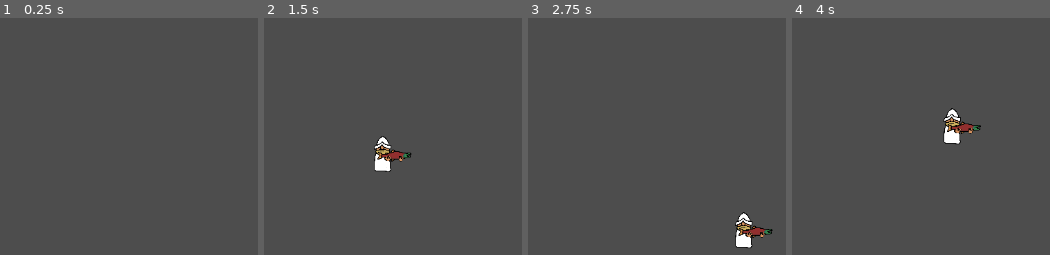
Above: before the commit, frames 1-4 (left to right).
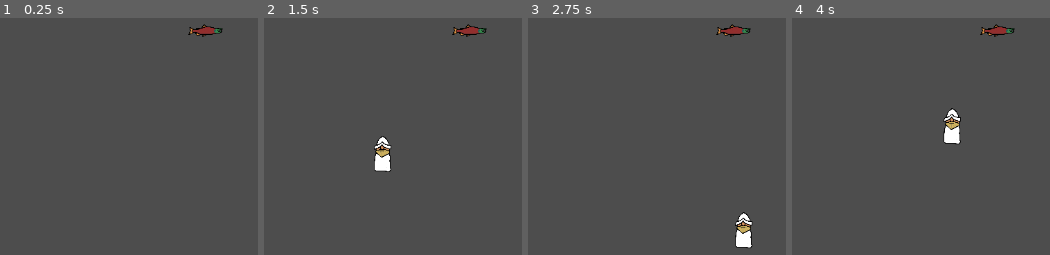
Above: after the commit, the same moments.

Repository: ZevDev54/FishermansWhar
Game: Godot game, scene res://Scenes/main.tscn
Two runs of this game, one before a commit and one after it. Both use one fixed random seed, a clock stepped at 60 frames per second and the inputs below.
Inputs:
- Up to frame 1 (0.25 s): no input
- Up to frame 2 (1.5 s): tap Enter at 0.5 s; hold D (move_right) 0.53-1.28 s; tap E (pickup, bound only after the commit) at 0.6 s; tap Space (join) at 1.25, 1.35 s; hold S (move_down) from 1.28 s (still down)
- Up to frame 3 (2.75 s): tap E (pickup, bound only after the commit) at 1.55, 2.1 s; release S (move_down) at 2.03 s; hold D (move_right) from 2.03 s (still down)
- Up to frame 4 (4 s): release D (move_right) at 2.78 s; hold W (move_up) 2.78-3.53 s; tap E (pickup, bound only after the commit) at 2.85, 3.8 s; hold A (move_left) from 3.53 s (still down); tap Space (join) at 3.6 s

The runs differ from the first frame. In frame 1, 0.4% of the frame differs, in the area x 72-87%, y 2-9%; in frame 2, 0.8%, in the area x 43-87%, y 2-61%; in frame 3, 0.8%; in frame 4, 0.8%.

Commit message:
Added weapon picking up and dropping, weapon holding

Diff:
--- a/Scenes/Fisherman.tscn
+++ b/Scenes/Fisherman.tscn
@@ -3,16 +3,18 @@
 [ext_resource type="Script" path="res://Scripts/FishermanMovement.gd" id="1_4l2co"]
 [ext_resource type="Texture2D" uid="uid://c66t65okabata" path="res://Sprites/Fisherman/Fisherman (Team Color).png" id="1_yt7gj"]
 [ext_resource type="Texture2D" uid="uid://de72se02xuxy" path="res://Sprites/Fisherman/Fisherman.png" id="2_fx58q"]
-[ext_resource type="Texture2D" uid="uid://cm43uwsvl7m44" path="res://Sprites/FishHands/Salmon.png" id="4_g424d"]
 [ext_resource type="Script" path="res://Scenes/PlayerWeapon.gd" id="4_t7f0h"]
 
 [sub_resource type="CircleShape2D" id="CircleShape2D_q71ts"]
 radius = 12.0
 
+[sub_resource type="CircleShape2D" id="CircleShape2D_jotal"]
+radius = 41.1096
+
 [node name="Fisherman" type="CharacterBody2D"]
 script = ExtResource("1_4l2co")
 
-[node name="CollisionShape2D" type="CollisionShape2D" parent="."]
+[node name="MainCollider" type="CollisionShape2D" parent="."]
 shape = SubResource("CircleShape2D_q71ts")
 
 [node name="Graphics" type="Node2D" parent="."]
@@ -29,16 +31,15 @@
 position = Vector2(18, 28)
 texture = ExtResource("2_fx58q")
 
-[node name="Weapon" type="Node2D" parent="."]
+[node name="Weapon" type="Node2D" parent="." node_paths=PackedStringArray("pickup_area")]
 script = ExtResource("4_t7f0h")
+pickup_area = NodePath("../PickupArea")
 
-[node name="ActualWeapon" type="Node2D" parent="Weapon"]
+[node name="PickupArea" type="Area2D" parent="."]
+collision_layer = 2
+collision_mask = 2
+input_pickable = false
 
-[node name="GFX" type="Node2D" parent="Weapon/ActualWeapon"]
-position = Vector2(17, 0)
-
-[node name="GFXScale" type="Node2D" parent="Weapon/ActualWeapon/GFX"]
-scale = Vector2(0.1, 0.1)
-
-[node name="Sprite2D" type="Sprite2D" parent="Weapon/ActualWeapon/GFX/GFXScale"]
-texture = ExtResource("4_g424d")
+[node name="PickupCollision" type="CollisionShape2D" parent="PickupArea"]
+shape = SubResource("CircleShape2D_jotal")
+debug_color = Color(0.956855, 7.70092e-07, 0.532949, 0.121569)
--- a/Scenes/PlayerWeapon.gd
+++ b/Scenes/PlayerWeapon.gd
@@ -1,36 +1,69 @@
 extends Node2D
 
-@onready var weapon = $ActualWeapon
-@onready var weapon_gfx : Node2D = $ActualWeapon/GFX
-@export var rotateSpeed = 5;
+@export var pickup_area : Area2D;
 
-var degrees : float = 0;
+var weapon: FishWeapon;
+
+var degrees: float = 0;
 
 var input;
 
 
-func _ready():
-	pass # Replace with function body.
 
 
-# Called every frame. 'delta' is the elapsed time since the previous frame.
 func _process(delta):
+	if(weapon):
+		weapon_update_loop();
+
+	weapon_pickup_loop();
+
+
+
+func weapon_update_loop():
 	var aim_x = input.get_axis("aim_left", "aim_right")
 	var aim_y = input.get_axis("aim_up", "aim_down")
 
 	var aim_vec = Vector2(aim_x, aim_y);
 
-	if(aim_vec):
+	if (aim_vec):
+		#Rotate weapon
 		var aim_rotation = atan2(aim_vec.y, aim_vec.x)
 		weapon.global_rotation = aim_rotation;
 
+		#degrees = lerp(degrees, atan2(aim_vec.x, aim_vec.y), rotateSpeed * delta)
+		#weapon.global_rotation = degrees - 90;
+
+		# set weapon flipped or not
 		var aim_rotation_degrees = rad_to_deg(aim_rotation) + 180
-		print(aim_rotation_degrees)
-		if(aim_rotation_degrees > 90 && aim_rotation_degrees < 270):
-			weapon_gfx.scale.y = 1;
+		# print(aim_rotation_degrees)
+		if (aim_rotation_degrees > 90&&aim_rotation_degrees < 270):
+			weapon.gfx.toggle_flipped(false)
 		else:
-			weapon_gfx.scale.y = -1;
+			weapon.gfx.toggle_flipped(true)
+
+#pickup weapon
+func set_weapon(set):
+	weapon = set;
+	weapon.holding_parent = self;
+	weapon.gfx.toggle_hands(true);
+
+#drop weapon
+func drop_weapon():
+	print("drop weapon called")
+	weapon.drop();
+	weapon = null;
+
+func weapon_pickup_loop():
+	if(input.is_action_just_pressed("drop") && weapon):
+		print("Drop weapon")
+		drop_weapon();
 
 
-		# degrees = lerp(degrees, atan2(aim_vec.x, aim_vec.y), rotateSpeed * delta)
-		# weapon.global_rotation = degrees - 90;
+	if(input.is_action_just_pressed("pickup")):
+		# print("pickup pressed!")
+		var bodies = pickup_area.get_overlapping_bodies();
+
+		for body in bodies:
+			if(body is FishWeapon):
+				set_weapon(body as FishWeapon)
+				print("Pickup weapon")
--- /dev/null
+++ b/Scenes/guns/WeaponGfx.gd
@@ -0,0 +1,24 @@
+class_name WeaponGfx;
+extends Node2D
+
+@export var gfx_root : Node2D;
+@export var hands_sprite : Sprite2D;
+@export var nohands_sprite : Sprite2D;
+
+
+
+# Called when the node enters the scene tree for the first time.
+func _ready():
+	pass # Replace with function body.
+
+
+# Called every frame. 'delta' is the elapsed time since the previous frame.
+func _process(delta):
+	pass
+
+func toggle_hands(toggle):
+	hands_sprite.visible = toggle;
+	nohands_sprite.visible = !toggle;
+
+func toggle_flipped(toggle):
+	gfx_root.scale.y =  (-1 if toggle else 1);
--- a/Scenes/guns/salmon.gd
+++ b/Scenes/guns/salmon.gd
@@ -1,15 +1,17 @@
-extends RigidBody2D
+extends FishWeapon
+
 
 
 # Called when the node enters the scene tree for the first time.
 func _ready():
-	pass # Replace with function body.
+	print("is fishweapon? ",str(self is FishWeapon))
 
 
 # Called every frame. 'delta' is the elapsed time since the previous frame.
 func _process(delta):
-	pass
+	super._process(delta)
 
 
 func shoot():
+	super.shoot();
 	pass
--- a/Scenes/guns/salmon.tscn
+++ b/Scenes/guns/salmon.tscn
@@ -1,21 +1,35 @@
-[gd_scene load_steps=5 format=3 uid="uid://cfr0y8npg88sk"]
+[gd_scene load_steps=6 format=3 uid="uid://cfr0y8npg88sk"]
 
 [ext_resource type="Texture2D" uid="uid://dbrsrgc6afomt" path="res://Sprites/FishHandless/SalmonNoHands.png" id="1_1qqx5"]
 [ext_resource type="Script" path="res://Scenes/guns/salmon.gd" id="1_4mur2"]
+[ext_resource type="Script" path="res://Scenes/guns/WeaponGfx.gd" id="2_11a4n"]
 [ext_resource type="Texture2D" uid="uid://cm43uwsvl7m44" path="res://Sprites/FishHands/Salmon.png" id="2_p4vvo"]
 
 [sub_resource type="CapsuleShape2D" id="CapsuleShape2D_dqc8f"]
 radius = 7.0
 height = 28.0
 
-[node name="Salmon" type="RigidBody2D"]
+[node name="Salmon" type="RigidBody2D" node_paths=PackedStringArray("rigidbody", "gfx", "shoot_point")]
+z_index = 3
+collision_layer = 2
+gravity_scale = 0.0
+freeze = true
 script = ExtResource("1_4mur2")
+rigidbody = NodePath(".")
+gfx = NodePath("GFX")
+shoot_point = NodePath("ShootPosition")
 
 [node name="CollisionShape2D" type="CollisionShape2D" parent="."]
+position = Vector2(17, -1)
 rotation = -1.5708
 shape = SubResource("CapsuleShape2D_dqc8f")
 
-[node name="GFX" type="Node2D" parent="."]
+[node name="GFX" type="Node2D" parent="." node_paths=PackedStringArray("gfx_root", "hands_sprite", "nohands_sprite")]
+position = Vector2(17, -1)
+script = ExtResource("2_11a4n")
+gfx_root = NodePath(".")
+hands_sprite = NodePath("GFXScale/Salmon")
+nohands_sprite = NodePath("GFXScale/SalmonNoHands")
 
 [node name="GFXScale" type="Node2D" parent="GFX"]
 scale = Vector2(0.1, 0.1)
@@ -26,3 +40,5 @@
 [node name="Salmon" type="Sprite2D" parent="GFX/GFXScale"]
 visible = false
 texture = ExtResource("2_p4vvo")
+
+[node name="ShootPosition" type="Node2D" parent="."]
--- a/Scenes/main.tscn
+++ b/Scenes/main.tscn
@@ -1,8 +1,9 @@
-[gd_scene load_steps=4 format=3 uid="uid://dy1v8qv6rfib2"]
+[gd_scene load_steps=5 format=3 uid="uid://dy1v8qv6rfib2"]
 
 [ext_resource type="PackedScene" uid="uid://bmd2tsnu13ek7" path="res://Scenes/Fisherman.tscn" id="1_15o7r"]
 [ext_resource type="Script" path="res://Scenes/player_joining.gd" id="2_f0085"]
 [ext_resource type="Script" path="res://demo/player_manager.gd" id="3_wwm17"]
+[ext_resource type="PackedScene" uid="uid://cfr0y8npg88sk" path="res://Scenes/guns/salmon.tscn" id="4_uldyd"]
 
 [node name="World" type="Node2D"]
 
@@ -12,3 +13,6 @@
 
 [node name="PlayerManager" type="Node" parent="PlayerJoining"]
 script = ExtResource("3_wwm17")
+
+[node name="Salmon" parent="." instance=ExtResource("4_uldyd")]
+position = Vector2(490, 243)
--- /dev/null
+++ b/Scripts/FishWeapon.gd
@@ -0,0 +1,27 @@
+extends Node2D
+class_name FishWeapon
+
+@export var rigidbody : RigidBody2D;
+@export var gfx : WeaponGfx;
+@export var shoot_point : Node2D;
+
+var holding_parent;
+
+
+func set_held_by(hands):
+    holding_parent = hands;
+
+func drop():
+    holding_parent = null;
+    gfx.toggle_hands(false);
+    print("weapon drop heard")
+
+func _process(delta):
+    rigidbody.freeze = (holding_parent != null)
+
+    if(!holding_parent): return
+    rigidbody.move_and_collide(rigidbody.position - holding_parent.global_position);
+    global_position = holding_parent.global_position;
+
+func shoot():
+    pass;
--- a/project.godot
+++ b/project.godot
@@ -56,22 +56,33 @@
 ]
 }
 aim_left={
-"deadzone": 0.05,
+"deadzone": 0.1,
 "events": [Object(InputEventJoypadMotion,"resource_local_to_scene":false,"resource_name":"","device":-1,"axis":2,"axis_value":-1.0,"script":null)
 ]
 }
 aim_right={
-"deadzone": 0.05,
+"deadzone": 0.1,
 "events": [Object(InputEventJoypadMotion,"resource_local_to_scene":false,"resource_name":"","device":-1,"axis":2,"axis_value":1.0,"script":null)
 ]
 }
 aim_up={
-"deadzone": 0.05,
+"deadzone": 0.1,
 "events": [Object(InputEventJoypadMotion,"resource_local_to_scene":false,"resource_name":"","device":-1,"axis":3,"axis_value":-1.0,"script":null)
 ]
 }
 aim_down={
-"deadzone": 0.05,
+"deadzone": 0.1,
 "events": [Object(InputEventJoypadMotion,"resource_local_to_scene":false,"resource_name":"","device":-1,"axis":3,"axis_value":1.0,"script":null)
 ]
 }
+pickup={
+"deadzone": 0.5,
+"events": [Object(InputEventJoypadButton,"resource_local_to_scene":false,"resource_name":"","device":-1,"button_index":2,"pressure":0.0,"pressed":true,"script":null)
+, Object(InputEventKey,"resource_local_to_scene":false,"resource_name":"","device":-1,"window_id":0,"alt_pressed":false,"shift_pressed":false,"ctrl_pressed":false,"meta_pressed":false,"pressed":false,"keycode":0,"physical_keycode":69,"key_label":0,"unicode":101,"echo":false,"script":null)
+]
+}
+drop={
+"deadzone": 0.5,
+"events": [Object(InputEventJoypadButton,"resource_local_to_scene":false,"resource_name":"","device":-1,"button_index":1,"pressure":0.0,"pressed":true,"script":null)
+]
+}
